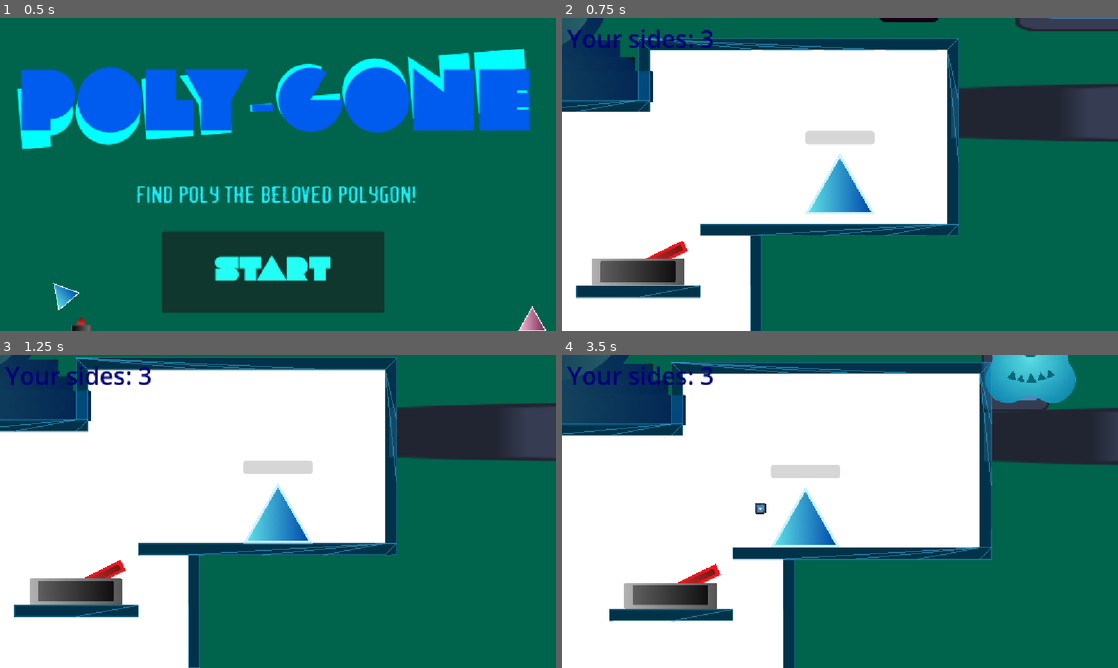
Above: before the commit, frames 1-4 (two rows, left to right).
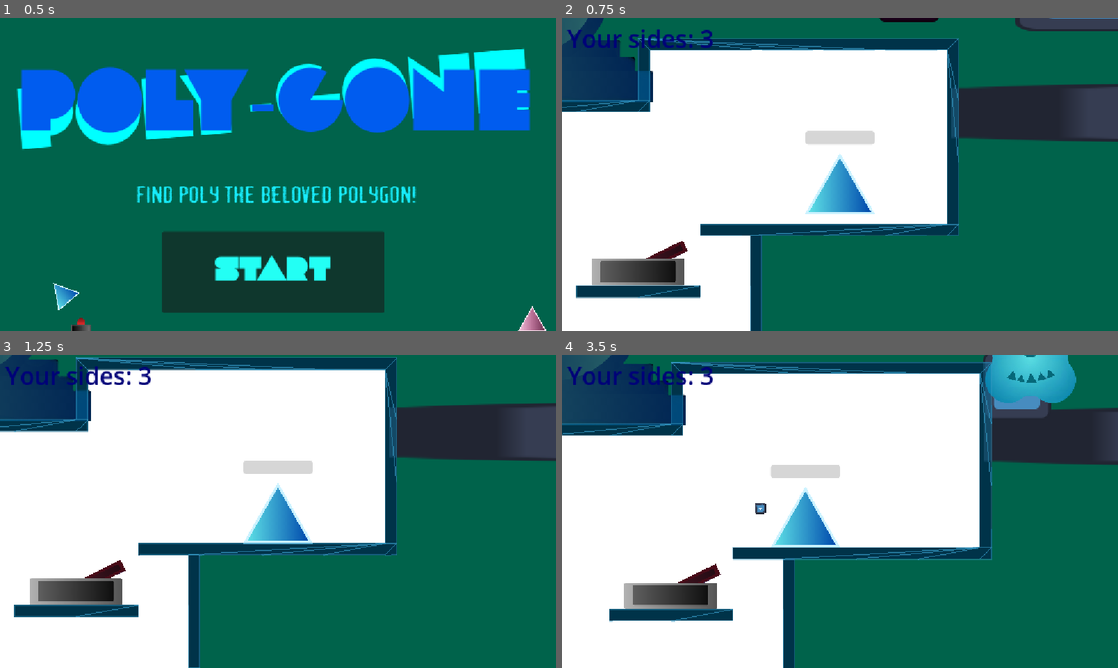
Above: after the commit, the same moments.

Repository: Eldragon126/Shapes
Game: Godot game, scene res://nodes/title_screen.tscn
Two runs of this game, one before a commit and one after it. Both use one fixed random seed, a clock stepped at 60 frames per second and the inputs below. The engine's default icon, where the game draws it, is replaced by a stand-in: a white triangle on a blue panel in a dark square. Sound files missing from this copy of the repository are replaced by a short silence.
Inputs (mouse positions are in pixels of both pictures, inside the frame that each line leads up to):
- Up to frame 1 (0.5 s): no input
- Up to frame 2 (0.75 s): click "Start" at 0.5 s
- Up to frame 3 (1.25 s): no input
- Up to frame 4 (3.5 s): move the mouse to (962, 495) at 1.27 s; hold Right (ui_right) 1.28-2.78 s; tap Shift (ability_activate) at 1.35 s; tap Space (jump) at 1.52, 2.27 s; move the mouse to (728, 527) at 2.02 s; click (728, 527) at 2.1 s; move the mouse to (895, 442) at 2.77 s; hold Left (ui_left) from 2.78 s (still down); tap E (interact_button) at 2.85 s

Frame 1 is identical in both runs. In frame 2, 0.2% of the frame differs, in the area x 15-23%, y 71-77%; in frame 3, 0.2%; in frame 4, 0.7%, in the area x 20-88%, y 0-73%.

Commit message:
functional lever

Diff:
--- a/nodes/lever.tscn
+++ b/nodes/lever.tscn
@@ -19,6 +19,18 @@
 "update": 0,
 "values": [-1.1170107, 1.1170107]
 }
+tracks/1/type = "value"
+tracks/1/imported = false
+tracks/1/enabled = true
+tracks/1/path = NodePath("LeverLever:modulate")
+tracks/1/interp = 1
+tracks/1/loop_wrap = true
+tracks/1/keys = {
+"times": PackedFloat32Array(0, 0.5),
+"transitions": PackedFloat32Array(1, 1),
+"update": 0,
+"values": [Color(1, 0, 0, 1), Color(0.30980396, 0.4666667, 0.78431374, 1)]
+}
 
 [sub_resource type="Animation" id="Animation_1xnuj"]
 resource_name = "LeverPull"
@@ -35,6 +47,18 @@
 "update": 0,
 "values": [1.1170107, -1.1170107]
 }
+tracks/1/type = "value"
+tracks/1/imported = false
+tracks/1/enabled = true
+tracks/1/path = NodePath("LeverLever:modulate")
+tracks/1/interp = 1
+tracks/1/loop_wrap = true
+tracks/1/keys = {
+"times": PackedFloat32Array(0, 0.5),
+"transitions": PackedFloat32Array(1, 1),
+"update": 0,
+"values": [Color(0.30980393, 0.46666667, 0.78431374, 1), Color(1, 0, 0, 1)]
+}
 
 [sub_resource type="Animation" id="Animation_ab3tp"]
 length = 0.001
@@ -50,6 +74,18 @@
 "update": 0,
 "values": [1.1170107]
 }
+tracks/1/type = "value"
+tracks/1/imported = false
+tracks/1/enabled = true
+tracks/1/path = NodePath("LeverLever:modulate")
+tracks/1/interp = 1
+tracks/1/loop_wrap = true
+tracks/1/keys = {
+"times": PackedFloat32Array(0),
+"transitions": PackedFloat32Array(1),
+"update": 0,
+"values": [Color(0.30980393, 0.46666667, 0.78431374, 1)]
+}
 
 [sub_resource type="AnimationLibrary" id="AnimationLibrary_ot11b"]
 _data = {
@@ -60,6 +96,9 @@
 
 [sub_resource type="RectangleShape2D" id="RectangleShape2D_qsmec"]
 size = Vector2(764, 220)
+
+[sub_resource type="RectangleShape2D" id="RectangleShape2D_1xnuj"]
+size = Vector2(92.85713, 447.02374)
 
 [node name="Lever" type="Node2D"]
 script = ExtResource("1_qsmec")
@@ -84,8 +123,20 @@
 shape = SubResource("RectangleShape2D_qsmec")
 
 [node name="LeverLever" type="Sprite2D" parent="."]
+modulate = Color(0.30980393, 0.46666667, 0.78431374, 1)
 position = Vector2(0, 51)
 rotation = 1.1170107
 scale = Vector2(0.25, 0.25)
 texture = ExtResource("2_qsmec")
 offset = Vector2(0, -204)
+
+[node name="Area2D" type="Area2D" parent="LeverLever"]
+collision_layer = 128
+collision_mask = 4
+
+[node name="CollisionShape2D" type="CollisionShape2D" parent="LeverLever/Area2D"]
+position = Vector2(-0.4075775, -213.51187)
+shape = SubResource("RectangleShape2D_1xnuj")
+
+[connection signal="area_entered" from="LeverLever/Area2D" to="." method="_on_area_2d_area_entered"]
+[connection signal="body_entered" from="LeverLever/Area2D" to="." method="_on_area_2d_body_entered"]
--- a/nodes/lobber_projectile.tscn
+++ b/nodes/lobber_projectile.tscn
@@ -12,7 +12,7 @@
 
 [node name="lobber_projectile" type="RigidBody2D"]
 collision_layer = 4
-collision_mask = 18
+collision_mask = 146
 physics_material_override = SubResource("PhysicsMaterial_wr4q7")
 script = ExtResource("1_wr4q7")
 
@@ -37,3 +37,4 @@
 shape = SubResource("CircleShape2D_wr4q7")
 
 [connection signal="timeout" from="kill_timer" to="." method="_on_kill_timer_timeout"]
+[connection signal="area_shape_entered" from="HitBox" to="." method="_on_hit_box_area_shape_entered"]
--- a/project.godot
+++ b/project.godot
@@ -103,6 +103,7 @@
 2d_physics/layer_1="Player"
 2d_physics/layer_2="Map Walls"
 2d_physics/layer_3="Projectiles"
+2d_physics/layer_8="interactibales"
 
 [rendering]
 
--- a/scripts/lever.gd
+++ b/scripts/lever.gd
@@ -17,3 +17,17 @@
 		$AnimationPlayer.play("LeverPull")
 		await $AnimationPlayer.animation_finished
 		off = false
+
+
+
+
+func _on_area_2d_body_entered(body: Node2D) -> void:
+	print("touched Lever")
+	if off == false:
+		$AnimationPlayer.play("LeverOff")
+		await $AnimationPlayer.animation_finished
+		off = true
+	else:
+		$AnimationPlayer.play("LeverPull")
+		await $AnimationPlayer.animation_finished
+		off = false
Not shown: 1 places in nodes/lever.tscn that only renumber resources
